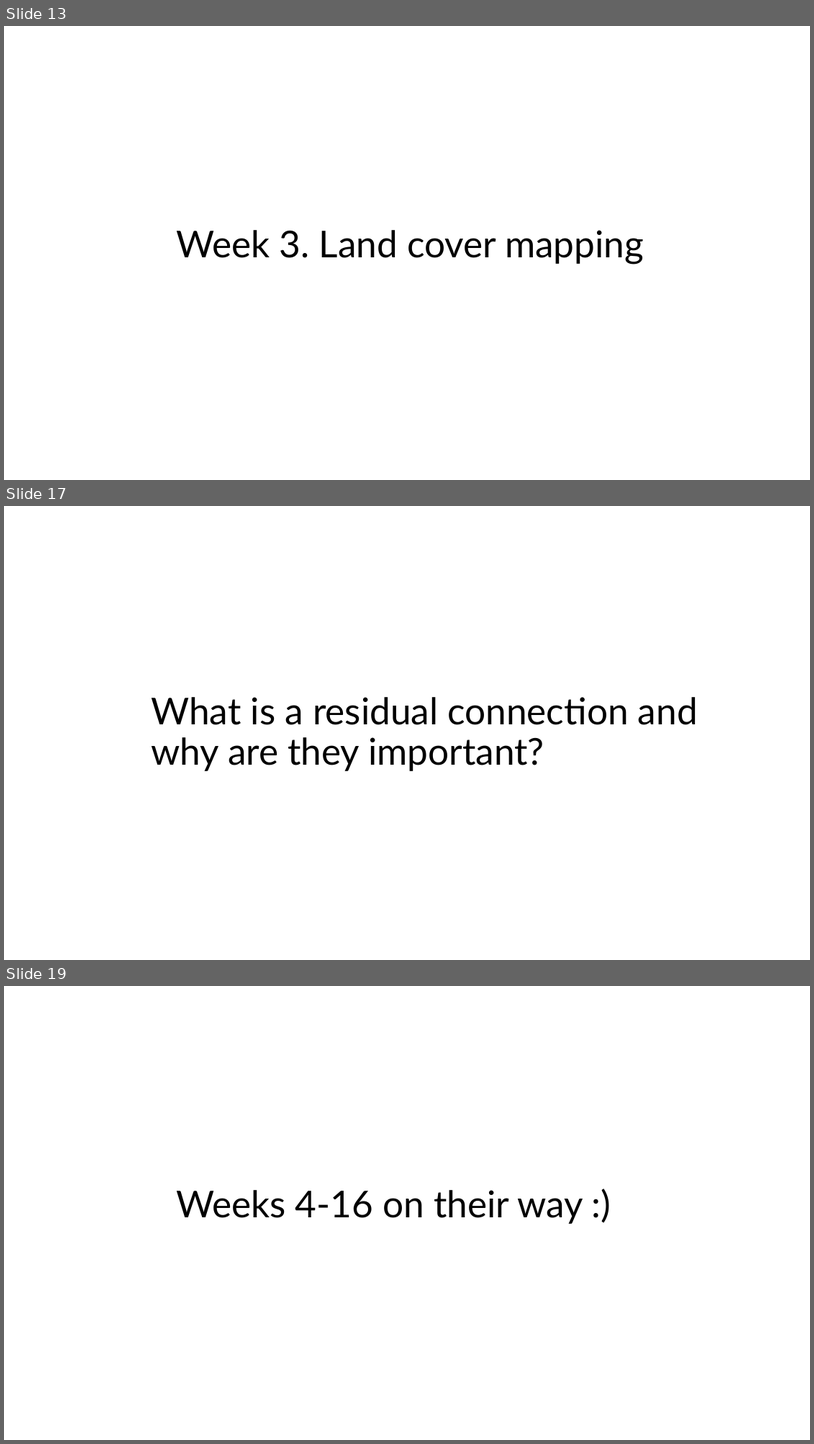
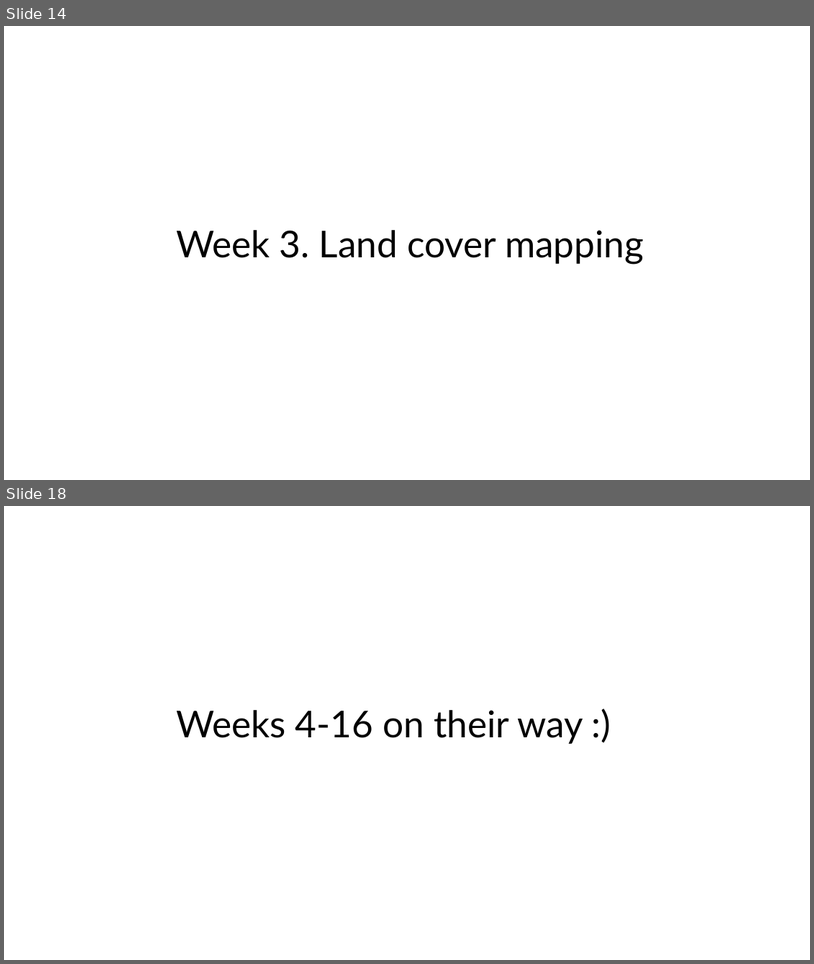
Before and after one commit to Better-Planet-Laboratory/ai4good, a slide deck: resources/ai4good group discussion points.pptx. Shown one above the other, each under a label of ours: slides 13, 17 and 19 before the commit, slides 14 and 18 after it; the slides between them are not shown. The pictures are 814x1444 and 814x964 pixels, drawn with LibreOffice and Linux fonts; fonts in the diff are those of the drawing. Boxes give left, top, right and bottom in pixels: in the first picture for what was removed or moved away, otherwise in the second. Text is boxed around its words. In the diff, an @@ line names an element or a change of style, - is before the commit and + after.

```diff
--- a/resources/ai4good group discussion points.pptx
+++ b/resources/ai4good group discussion points.pptx
@@ slide 17 removed at bbox=[4, 506, 810, 960], background #FFFFFF @@
@@ text removed at bbox=[151, 697, 698, 771] @@
-What is a residual connection and why are they important?
@@ what was slide 13 is now slide 14 @@
@@ what was slide 19 is now slide 18 @@
```
Also in this commit, not shown: 2 slides changed, 2 slides added, 2 other slides removed, 1 other file.
